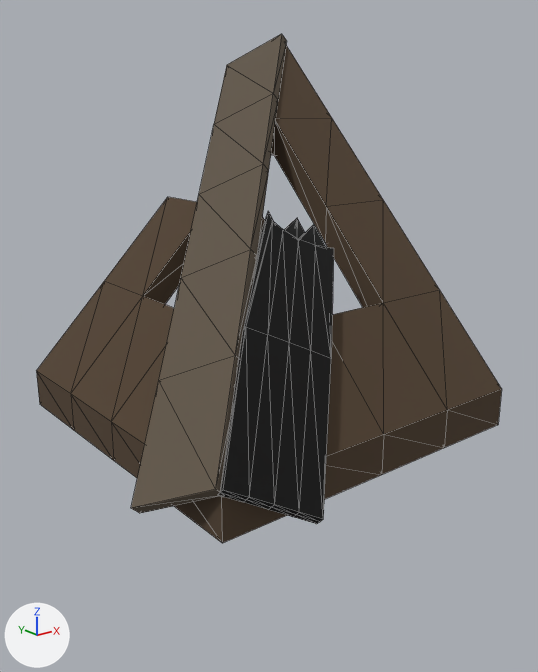
The glTF model godot/assets/props/modelle/dach_grat_1x1_kaputt.glb, before and after one commit.
Rendered twice from a 50 mm camera at (-0.803, -1.165, 1.111) aimed at (0.481, 0.44, 0.469). Lighting does not change. The marker at lower left points along +X, +Y and +Z. The first picture is the older version. Mesh edges are drawn as thin lines. Vertices at exactly the same position are counted once.

Names of what the first picture shows: 'dach_grat_1x1_kaputt'.
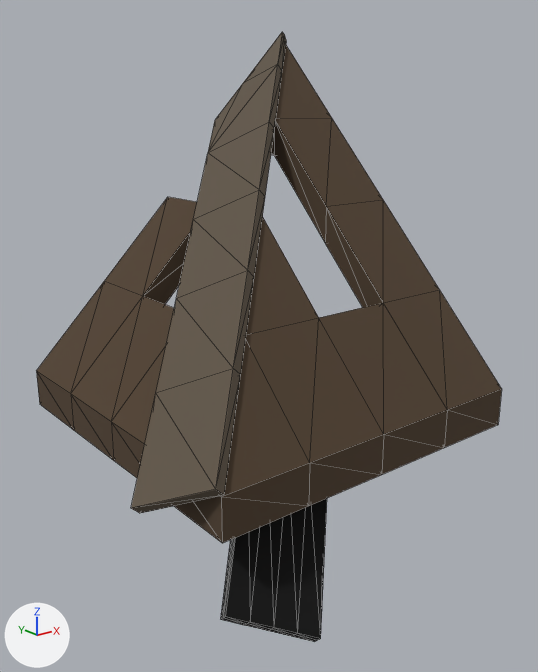
Pixel boxes [x1, y1, x2, y2] of what changed, in the pictures (538 x 672 px; the box of a moved part takes in the faces that stretch with it):
'dach_grat_1x1_kaputt', reshaped (20% taller): before [36, 34, 502, 543]; after [36, 32, 502, 642]
part 1 of me_dach_grat_1x1_kaputt, moved or reshaped: before [218, 211, 334, 524]; after [221, 498, 327, 642]
part 2 of me_dach_grat_1x1_kaputt, moved or reshaped: before [214, 34, 287, 163]; after [208, 32, 286, 189]

What the commit changed:
me_dach_grat_1x1_kaputt is used by ob_dach_grat_1x1_kaputt; location (0.0, 0.0, 0.0).
me_dach_grat_1x1_kaputt had 116 vertices, 220 faces and spanned x -0.117..1.002, y -0.117..1.188, z 0.2..1.341.
me_dach_grat_1x1_kaputt now has 122 vertices, 232 faces and spans x -0.117..1.0, y -0.117..1.0, z -0.092..1.349.
me_dach_grat_1x1_kaputt part 1: the loose piece of 42 vertices spanning x -0.008..0.652, y -0.117..0.482, z 0.221..0.821 is moved by (0.0, 0.0, -0.313).
Part 2, on me_dach_grat_1x1_kaputt:
4 vertices are removed from x 0.781..0.981, y 0.792..1.188, z 1.141..1.341.
11 faces are deleted.
3 vertices in x 0.283..0.402, y 0.392..0.588, z 0.643..0.741 move by (-0.043, -0.043, -0.043).
13 vertices move from x 0.083..1.002, y 0.192..0.992, z 0.421..1.319 to x 0.061..0.716, y 0.17..1.0, z 0.4..1.034.
10 vertices are added at x 0.695..1.0, y 0.706..1.0, z 1.055..1.349.
23 new faces join them, mat_holz_alt (brown #615648).
